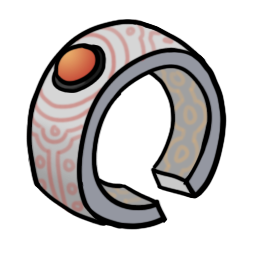
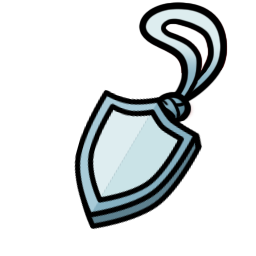
Revision of a layered (256, 256) image; what changed, layer by layer:
moved "Layer 8" into group "fury bracelet" over [51, 43, 107, 93]
moved "Layer 8 copy" into group "fury bracelet" over [51, 43, 107, 93]
moved "Layer 9" into group "fury bracelet" over [26, 19, 227, 230]
moved "Layer 11" into group "fury bracelet" over [27, 19, 210, 215]
moved "Layer 9 copy" into group "fury bracelet" over [26, 19, 227, 230]
added group "milk lover charm copy" with 20 layers above "Layer 28" over [32, 1, 228, 230]
added layer "Shape 2 copy 4" in group "milk lover charm copy" over [74, 89, 203, 230]
added layer "Layer 19 copy 4" (4th of 4, in "milk lover charm copy") in group "milk lover charm copy" over [153, 91, 192, 124]
added layer "Layer 19 copy 5" (4th of 4, in "milk lover charm copy") in group "milk lover charm copy" over [153, 91, 196, 124]
added layer "Layer 18 copy 5" (4th of 4, in "milk lover charm copy") in group "milk lover charm copy" over [138, 1, 228, 106]
added layer "Layer 18 copy 6" (4th of 4, in "milk lover charm copy") in group "milk lover charm copy" over [138, 1, 228, 103]
